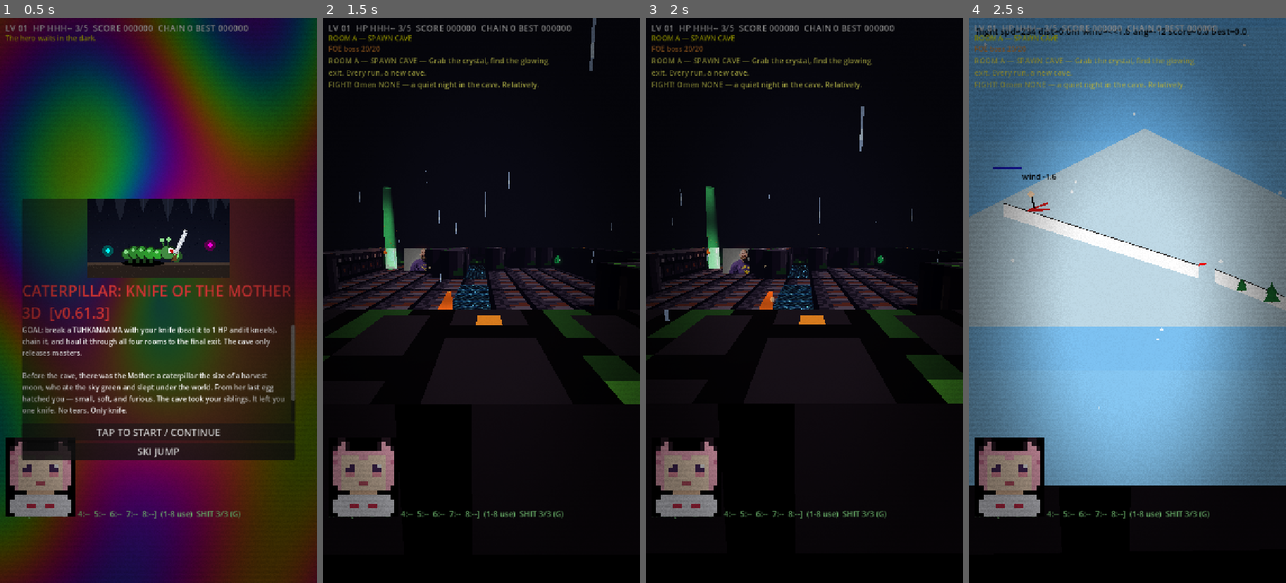
Above: before the commit, frames 1-4 (left to right).
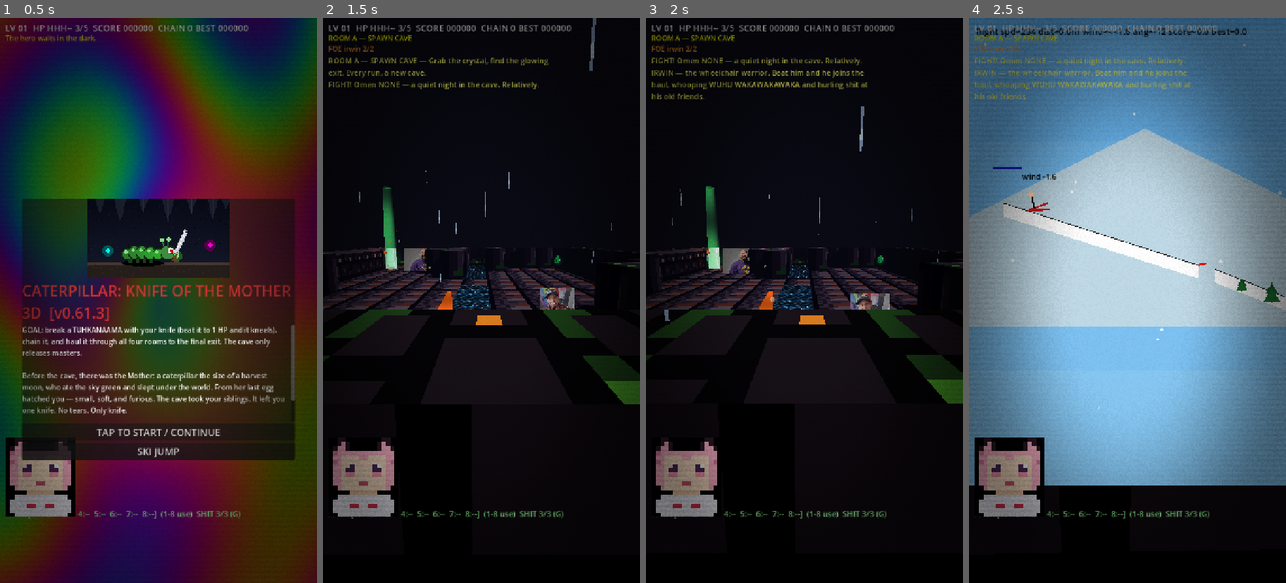
Above: after the commit, the same moments.

Repository: taistelupelto-rgb/tuomon-oma-videopeli
Game: Godot game, scene res://main.tscn
Two runs of this game, one before a commit and one after it. Both use one fixed random seed, a clock stepped at 60 frames per second and the inputs below. Sound files missing from this copy of the repository are replaced by a short silence.
Inputs (mouse positions are in pixels of both pictures, inside the frame that each line leads up to):
- Up to frame 1 (0.5 s): no input
- Up to frame 2 (1.5 s): click "TAP TO START / CONTINUE" at 0.5 s; click "SKIP >>" at 1.25 s
- Up to frame 3 (2 s): no input
- Up to frame 4 (2.5 s): tap Enter at 2 s; move the mouse to (1197, 272) at 2.02 s; hold Right from 2.03 s (still down); tap J at 2.1 s; click (1197, 272) at 2.17 s; tap Space at 2.27 s

Frame 1 is identical in both runs. In frame 2, 0.4% of the frame differs, in the area x 6-80%, y 5-52%; in frame 3, 1.7%, in the area x 1-77%, y 5-52%; in frame 4, 1.0%.

Commit message:
feat: Irwin joins every room, wheelchair ally shooting shit

Diff:
--- a/main.gd
+++ b/main.gd
@@ -53,6 +53,7 @@
 	"dash": "LUNGE-MAW — it shows its white eyes before it strikes. Old miners say the flash is the last light its victims ever see. Sidestep the telegraph.",
 	"tuhkanaama": "TUHKANAAMA — the Soot-Face. Once the Mother's chimney-sweep, black with honest ash. It fell into the Th …(327 unchanged characters)…
 	"boss": "THE CAVE WARDEN — heap-big hunger, the Mother's firstborn guard. It charges what it cannot understand and summons the small hungers to its side. Under the gold hide, it still wears its puppy collar. You will not see it. It is there.",
+	"irwin": "IRWIN — the wheelchair warrior. Beat him and he joins the haul, whooping WUHU WAKAWAKAWAKA and hurling shit at his old friends.",
 }
 const LORE_ITEMS := {
 	"crys": "MILK-TOOTH CRYSTAL — a tooth the Mother shed while dreaming of you. The agent drinks these like context. Carry them out.",
@@ -191,6 +192,7 @@
 const FOE_YELL := preload("res://assets/voices/foe_yell_01.ogg")
 const ENEMY_LOOK := preload("res://assets/diarra.jpg")
 const BOSS_LOOK := preload("res://assets/paleface.jpg")
+const IRWIN_LOOK := preload("res://assets/irwin.jpg")
 const PALEFACE_LINES := ["emme suostu pelkäämään", "vitun natsit!", "falafel pierettää vitusti"]
 
 const VOICE_COUNTS := {"room_a": 8, "room_b": 8, "room_c": 8, "room_d": 8,
@@ -1193,6 +1195,11 @@
 	if not _bfs_reachable(SPAWN_CELL).has(bp):
 		_carve_line(SPAWN_CELL, bp)
 	enemies.append(_new_enemy(bp, "boss", false, true, 0.0))
+	var ip := _free_cell(taken, 2.5)
+	taken.append(ip)
+	if not _bfs_reachable(SPAWN_CELL).has(ip):
+		_carve_line(SPAWN_CELL, ip)
+	enemies.append(_new_enemy(ip, "irwin", false, false, 0.0))
 	# the run always offers a chain: rooms B-D guarantee one tuhkanaama
 	if ri >= 1:
 		var has_t := false
@@ -1729,6 +1736,9 @@
 					if e["type"] == "tuhkanaama" and float(e["hp"]) <= 0.0:
 						_enslave(e)
 						continue
+					if String(e["type"]) == "irwin" and float(e["hp"]) <= 0.0:
+						_enslave_irwin(e)
+						continue
 					if float(e["hp"]) <= 0.0:
 						_kill_enemy(e)
 					done = true
@@ -1765,8 +1775,15 @@
 		var dir := (target - from).normalized()
 		var n := MeshInstance3D.new()
 		var bm := BoxMesh.new()
-		bm.size = Vector3(0.1, 0.1, 0.22)
-		bm.material = seed_mat
+		if String(e["type"]) == "irwin":
+			bm.size = Vector3(0.16, 0.16, 0.16)
+			var shitm := StandardMaterial3D.new()
+			shitm.shading_mode = BaseMaterial3D.SHADING_MODE_UNSHADED
+			shitm.albedo_color = Color(0.35, 0.22, 0.1)
+			bm.material = shitm
+		else:
+			bm.size = Vector3(0.1, 0.1, 0.22)
+			bm.material = seed_mat
 		n.mesh = bm
 		n.position = from
 		(room_node if room_node else self).add_child(n)
@@ -1820,6 +1837,9 @@
 		e["flash"] = 0.12
 		if e["type"] == "tuhkanaama" and int(e["hp"]) <= 0:
 			_enslave(e) # the soot-face cannot die. It kneels.
+			continue
+		if String(e["type"]) == "irwin" and int(e["hp"]) <= 0:
+			_enslave_irwin(e)
 			continue
 		if int(e["hp"]) <= 0:
 			_kill_enemy(e)
@@ -1932,6 +1952,9 @@
 			continue
 		if combo == 5:
 			say("combo", ep)
+		if String(e["type"]) == "irwin" and int(e["hp"]) <= 0:
+			_enslave_irwin(e)
+			continue
 		if int(e["hp"]) <= 0:
 			_kill_enemy(e)
 
@@ -1946,6 +1969,29 @@
 	_add_leash(e)
 	announce("CHAINED! The tuhkanaama kneels. Haul it to the final exit.")
 	say("chain", (e["node"] as Node3D).position)
+
+func _enslave_irwin(e: Dictionary) -> void:
+	e["enslaved"] = true
+	e["hp"] = 3
+	e["seed_cd"] = 0.5
+	score += 200
+	play_sfx(SFX_DOOR, (e["node"] as Node3D).position)
+	play_sfx(SFX_CHAINED, (e["node"] as Node3D).position)
+	_add_collar(e["node"] as Node3D)
+	_add_leash(e)
+	announce("WUHU WAKAWAKAWAKA!! Irwin joins the haul in his wheelchair!")
+	var wm := StandardMaterial3D.new()
+	wm.shading_mode = BaseMaterial3D.SHADING_MODE_UNSHADED
+	wm.albedo_color = Color(0.12, 0.12, 0.14)
+	var seat := _box(Vector3(0.5, 0.1, 0.5), wm)
+	seat.position = Vector3(0, 0.25, 0)
+	(e["node"] as Node3D).add_child(seat)
+	var wl := _box(Vector3(0.08, 0.4, 0.4), wm)
+	wl.position = Vector3(-0.3, 0.2, 0)
+	(e["node"] as Node3D).add_child(wl)
+	var wr := _box(Vector3(0.08, 0.4, 0.4), wm)
+	wr.position = Vector3(0.3, 0.2, 0)
+	(e["node"] as Node3D).add_child(wr)
 
 func _add_leash(e: Dictionary) -> void:
 	# steel link from the hero femboy to his kneeling pet, restretched every frame
@@ -2869,6 +2915,10 @@
 	if bool(e["boss"]) and BOSS_LOOK != null:
 		var blook: Texture2D = BOSS_LOOK
 		sprite = _sprite3d(blook, 1.4 / float(maxi(1, blook.get_height())), 0.7 * scale_f)
+		sprite.texture_filter = BaseMaterial3D.TEXTURE_FILTER_LINEAR
+	elif String(e["type"]) == "irwin" and IRWIN_LOOK != null:
+		var ilook: Texture2D = IRWIN_LOOK
+		sprite = _sprite3d(ilook, 1.4 / float(maxi(1, ilook.get_height())), 0.7 * scale_f)
 		sprite.texture_filter = BaseMaterial3D.TEXTURE_FILTER_LINEAR
 	elif ENEMY_LOOK != null:
 		var look: Texture2D = ENEMY_LOOK
Binary file added: assets/irwin.jpg
Not shown, added: assets/irwin.jpg.import
